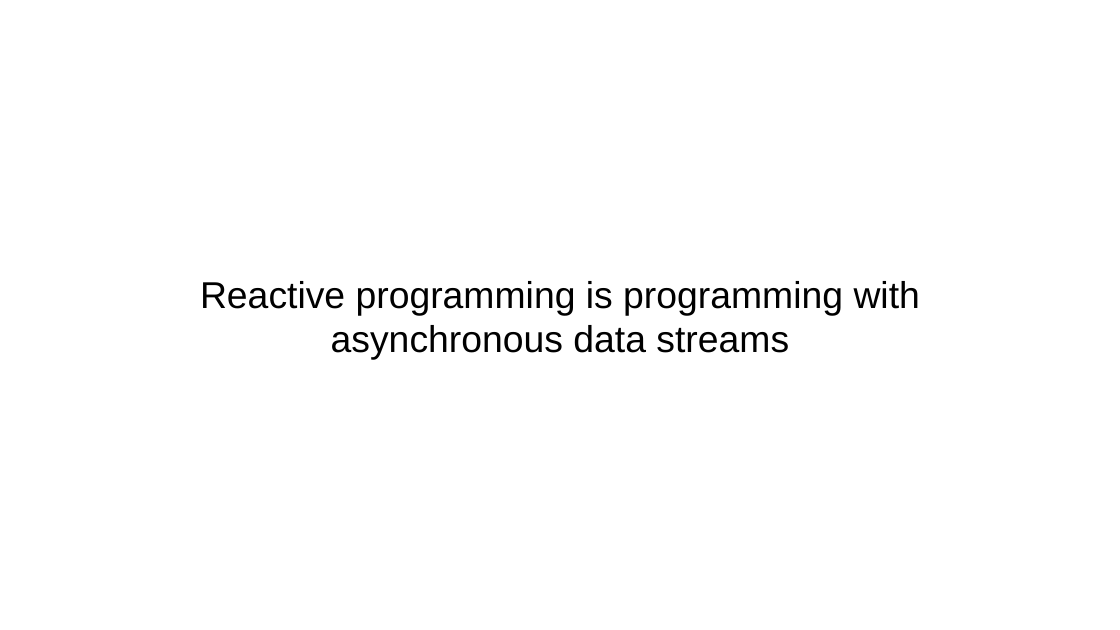
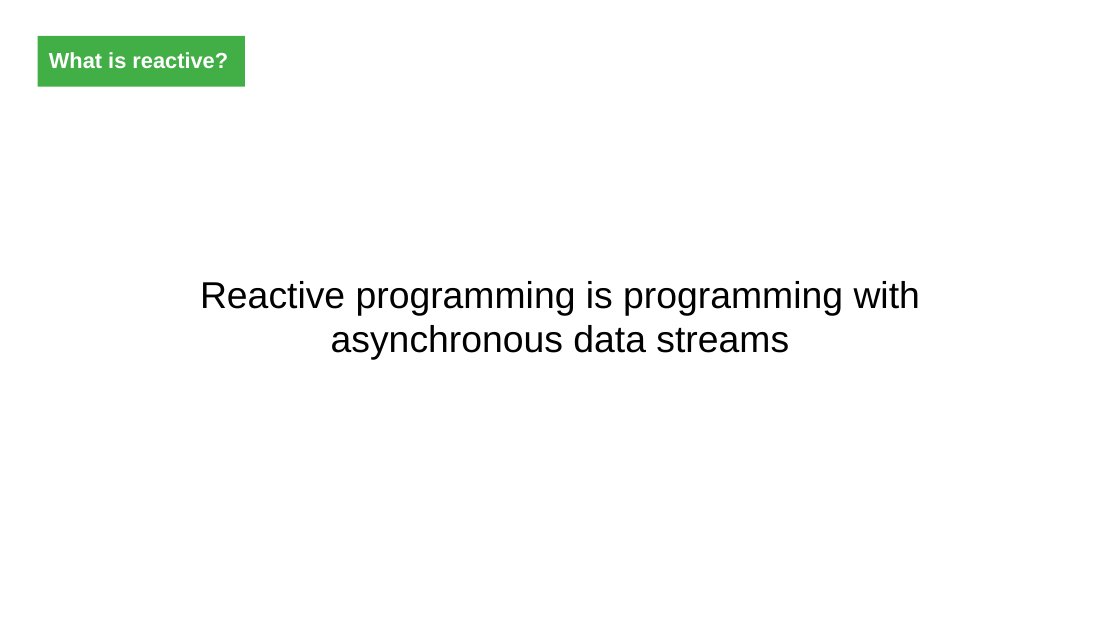
Before and after one commit to luciapayo/DroidconPresentation, a slide deck: slide 10 of Presentation/DroidconRx.potx.pptx (slide 9 before the commit). Drawn at 1120x630 pixels with LibreOffice and Linux fonts; fonts in the diff are those of the drawing; background and template pictures are left out. Boxes give left, top, right and bottom in pixels: in the first picture for what was removed or moved away, otherwise in the second. Text is boxed around its words. In the diff, an @@ line names an element or a change of style, - is before the commit and + after.

```diff
--- a/Presentation/DroidconRx.potx.pptx
+++ b/Presentation/DroidconRx.potx.pptx
@@ rectangle added at <box>38,36,245,86</box>, fill #41AF46, 14 pt, text #FFFFFF, bold @@
+What is reactive?
```
Also in this commit, not shown: 15 other slides changed, 38 slides added, 9 slides removed, 6 other files.
